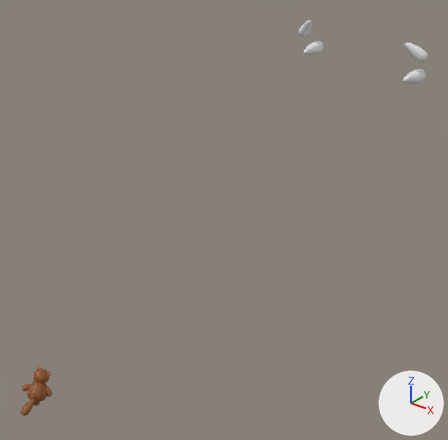
One commit to the Blender file props/Ours_Camille/OursPeluche_Camille_animationMarche.blend: the scene before it, then after it.
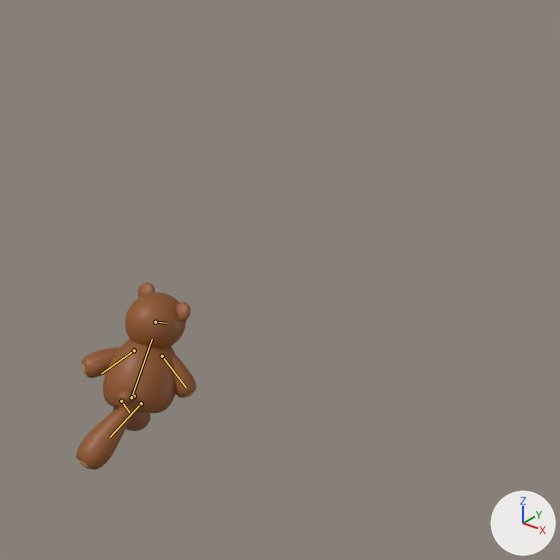
Each version appears first whole from a 50 mm camera at (16.47, -14.07, 27.54) aimed at (-1.5, 8.39, 13.61), and next in a close-up on the part from 0% to 33% of the width and 66% to 100% of the height. Arrows for +X, +Y and +Z are at lower right; the lights stay in place. Both versions are drawn at frame 233 of the action 'ArmatureAction'; the numbers are the values there. The bones that change are drawn over the model as lines in the close-ups.

In view in the first close-up: 'Sphere.001', 'base nez + bout bras', 'base nez + bout bras.003', 'base nez + bout bras.004', 'corps (oreilles, tete, corps, bras, jambe, queue).001', 'corps (oreilles, tete, corps, bras, jambe, queue).002', 'corps (oreilles, tete, corps, bras, jambe, queue).008'.
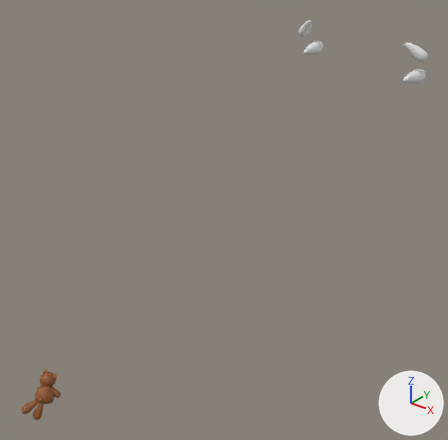
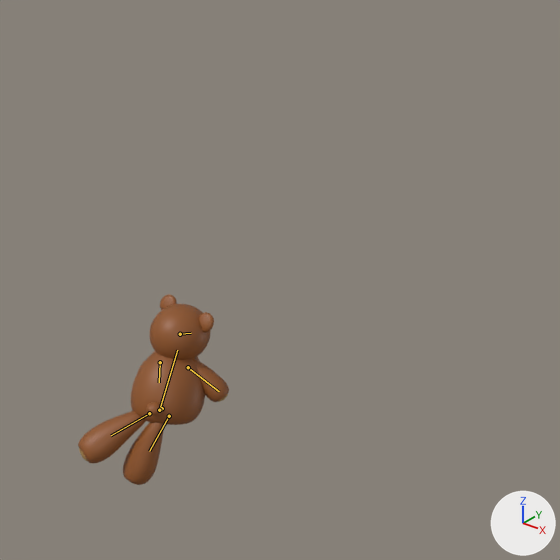
The edits, one by one:
Bone 'Bone' (bone_bone) moves from (-6.16, 7.54, 12.34) to (-4.51, 7.08, 11.45).
Bone 'Bone' (bone_bone) is rescaled from (0.67, 0.67, 0.67) to (0.65, 0.65, 0.65).
Bone 'Bone.002' (bone_bone_002) turns from (-14, 42, -17) to (116, 42, 41) degrees about its own x, y and z.
Bone 'Bone.004' (bone_bone_004) turns from (88, 14, 36) to (64, 34, 27) degrees about its own x, y and z.
Bone 'Bone.005' (bone_bone_005) turns from (-3, 1, -1) to (0, 0, 0) degrees about its own x, y and z.
Bone 'Bone.012' (bone_bone_012) turns from (-14, -3, -2) to (-13, -4, 0) degrees about its own x, y and z.
Bone 'Bone.008' (bone_bone_008) turns from (-89, 127, -40) to (-1, 84, -5) degrees about its own x, y and z.
Bone 'Bone.010' (bone_bone_010) turns from (5, -10, -12) to (3, -2, 0) degrees about its own x, y and z.

What differs and where, as boxes (x1, y1, x2, y2) in the close-ups (560 x 560 px):
'corps (oreilles, tete, corps, bras, jambe, queue).002', posed
    before: (103, 339, 175, 413)
    after: (131, 351, 205, 425)
'Sphere.001', posed
    before: (125, 282, 191, 348)
    after: (150, 294, 214, 360)
'base nez + bout bras.004', posed (29% narrower)
    before: (76, 406, 134, 470)
    after: (123, 422, 164, 485)
'base nez + bout bras', posed
    before: (113, 407, 150, 431)
    after: (78, 411, 146, 464)
'base nez + bout bras.003', posed (32% wider, 12% shorter)
    before: (169, 349, 196, 398)
    after: (193, 359, 229, 402)
'corps (oreilles, tete, corps, bras, jambe, queue).001', posed (not visible afterwards)
    before: (82, 347, 120, 378)
'corps (oreilles, tete, corps, bras, jambe, queue).008', posed (6% shorter)
    before: (118, 389, 135, 404)
    after: (146, 402, 163, 416)
bone 'Bone', root to tip
    before: (134, 396) to (131, 397)
    after: (162, 408) to (159, 410)
bone 'Bone.002', root to tip
    before: (121, 401) to (129, 412)
    after: (149, 413) to (111, 435)
bone 'Bone.004', root to tip
    before: (141, 403) to (110, 437)
    after: (169, 416) to (149, 451)
bone 'Bone.005', root to tip
    before: (131, 397) to (152, 339)
    after: (159, 410) to (177, 350)
bone 'Bone.012', root to tip
    before: (155, 322) to (166, 323)
    after: (180, 334) to (191, 333)
bone 'Bone.008', root to tip
    before: (134, 350) to (101, 373)
    after: (160, 362) to (159, 382)
bone 'Bone.010', root to tip
    before: (162, 356) to (186, 387)
    after: (188, 367) to (219, 391)
